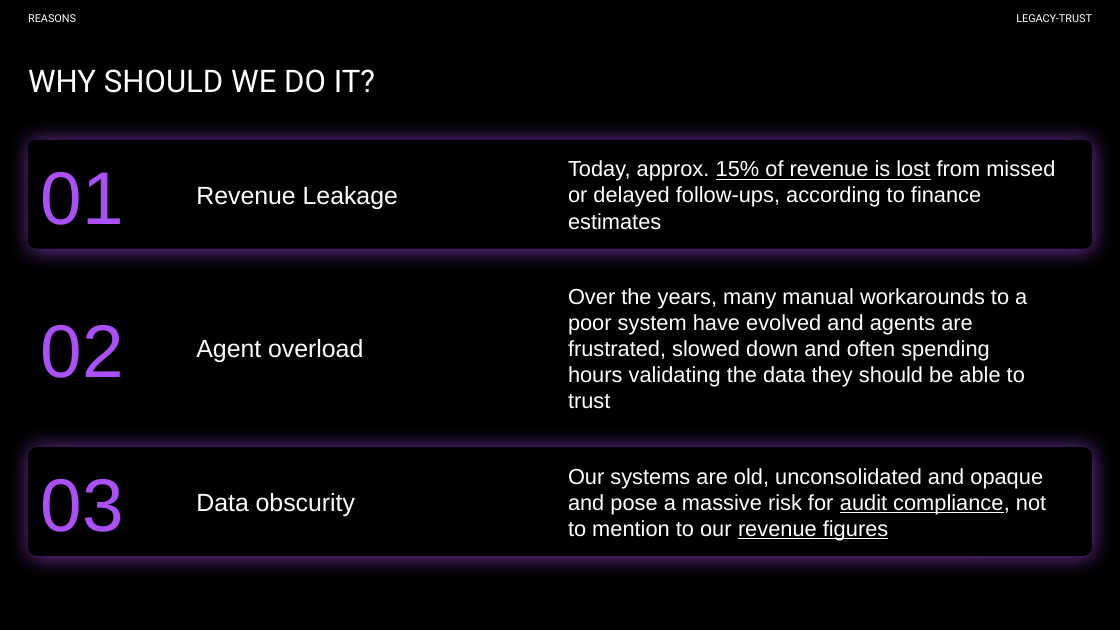
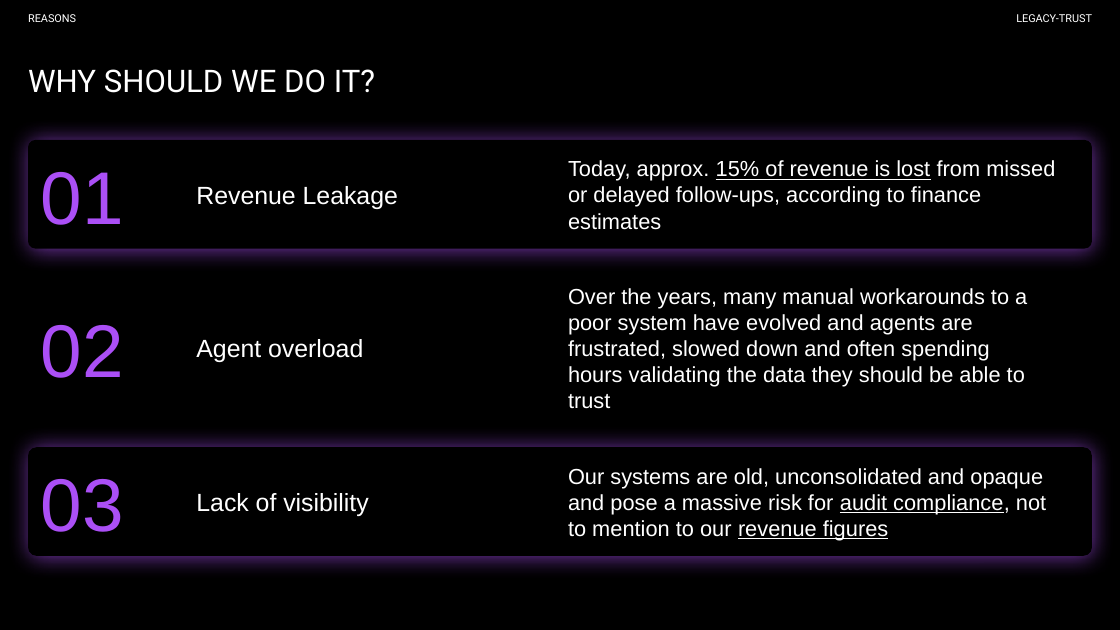
Before and after one commit to timkoh97/Coursework-Technical-Business-Analyst-Week-2, a slide deck: slide 3 of submissions/executive-briefing.pptx. Drawn at 1120x630 pixels with LibreOffice and Linux fonts; fonts in the diff are those of the drawing. Boxes give left, top, right and bottom in pixels: in the first picture for what was removed or moved away, otherwise in the second. Text is boxed around its words. In the diff, an @@ line names an element or a change of style, - is before the commit and + after.

```diff
--- a/submissions/executive-briefing.pptx
+++ b/submissions/executive-briefing.pptx
@@ subtitle at box(196, 493, 368, 516): text changed @@
-Data obscurity
+Lack of visibility
```
Also in this commit, not shown: 2 other slides changed, 2 slides added, 2 slides removed.
